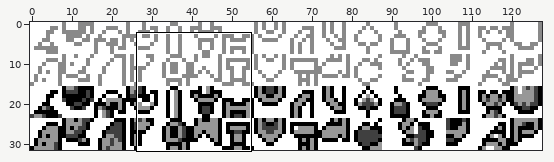
Sprite sheet -- src/super-awakening/gfx/items_outline.dmg.png. The picture above shows the old version from afar; the outline marks the close-up.
Close-up. Before the edit:
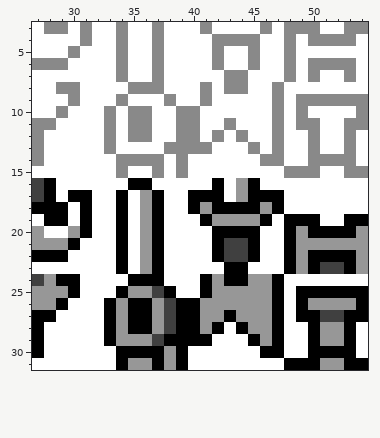
The file is 128x32 pixels. Colours within 5 levels of each other are drawn and written as one. Shown: x 27..54, y 3..31.
New version:
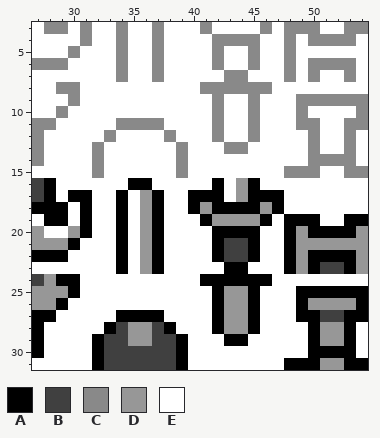
Palette (. is transparent): A #000000  B #404040  C #898989  D #979797  E #ffffff
Changes in this commit:
@@ x 27..54 @@
  7 EEEEEEECEECEEEEECCEEECECEECE
- 8 EECCEEEECCCEEECECCEECEEEEEEE
- 9 EEECEEECEEECEECEEEEECECCCCCC
-10 EECEEECECCEECCEEEEEECECEEEEC
-11 CCEEEECECCEECCEECEEECECCEECC
-12 CEEEEECECCEECCECECEECEECEECE
-13 CEEEEECEEEECCCCEEECECEECEECE
-14 CEEEEEECCCCECEEEEEECCEECCCCE
-15 EEEEEEECEECECEEEEEEEECCCEECC
+ 8 EECCEEEEEEEEEECCCCCCEEEEEEEE
+ 9 EEECEEEEEEEEEEECEECEEECCCCCC
+10 EECEEEEEEEEEEEECEECEEECEEEEC
+11 CCEEEEECCCCEEEECEECEEECCEECC
+12 CEEEEECEEEECEEECEECEEEECEECE
+13 CEEEECEEEEEECEEECCEEEEECEECE
+14 CEEEECEEEEEECEEEEEEEEEECCCCE
+15 EEEEECEEEEEECEEEEEEEECCCEECC
 16 BAEEEEEEAAEEEEEAEDAEEEEEEEEE
@@ x 27..54 @@
 23 EEEEEEEAEDAEEEEEAAEEEADABBAD
-24 BDAAEEEEAAAEEEADAADDAEEEEEEE
-25 DDDAEEEADDBAEEADDDDDAEAAAAAA
-26 DDAEEEADAADBAADDDDDDAEADDDDA
-27 AAEEEEADAADBAADDADDDAEAABBAA
-28 AEEEEEADAADBAADAEADDAEEADDAE
-29 AEEEEEADDDBAAAAEEEADAEEADDAE
-30 AEEEEEEAAAADAEEEEEEAAEEAAAAE
-31 EEEEEEEADDADAEEEEEEEEAAADDAA
+24 BDAAEEEEEEEEEEAAAAAAEEEEEEEE
+25 DDDAEEEEEEEEEEEADDAEEEAAAAAA
+26 DDAEEEEEEEEEEEEADDAEEEADDDDA
+27 AAEEEEEAAAAEEEEADDAEEEAABBAA
+28 AEEEEEABDDBAEEEADDAEEEEADDAE
+29 AEEEEABBDDBBAEEEAAEEEEEADDAE
+30 AEEEEABBBBBBAEEEEEEEEEEAAAAE
+31 EEEEEABBBBBBAEEEEEEEEAAADDAA
Where, in picture pixels (left, top, right, bottom), the same in both close-ups:
changed: (92, 82, 284, 178)
changed: (92, 274, 284, 370)
